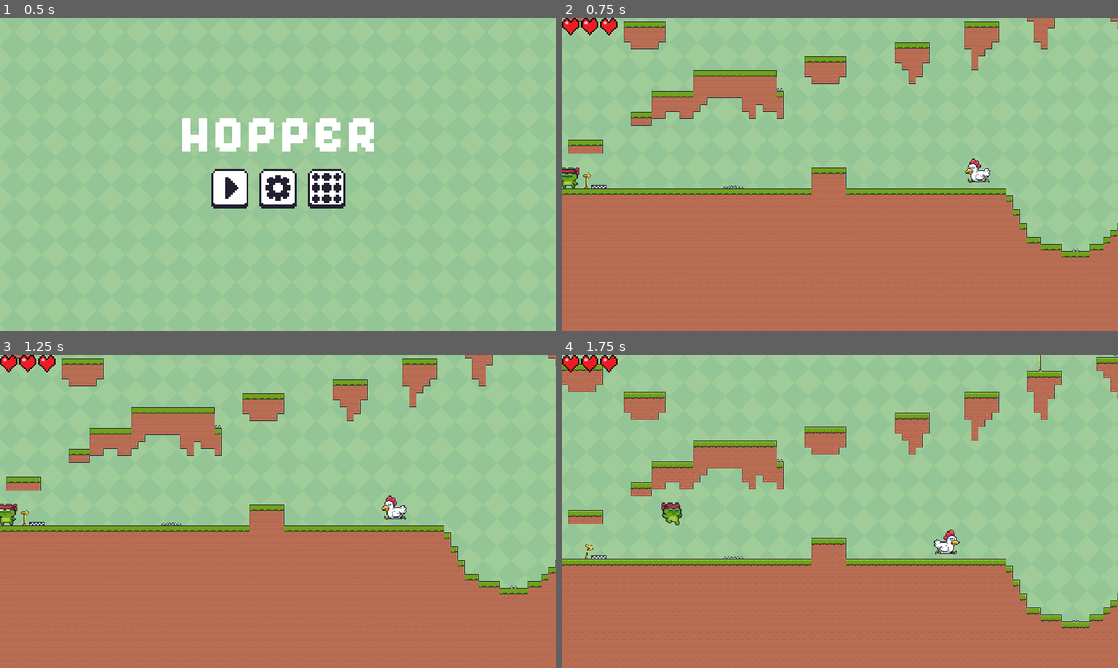
Above: before the commit, frames 1-4 (two rows, left to right).
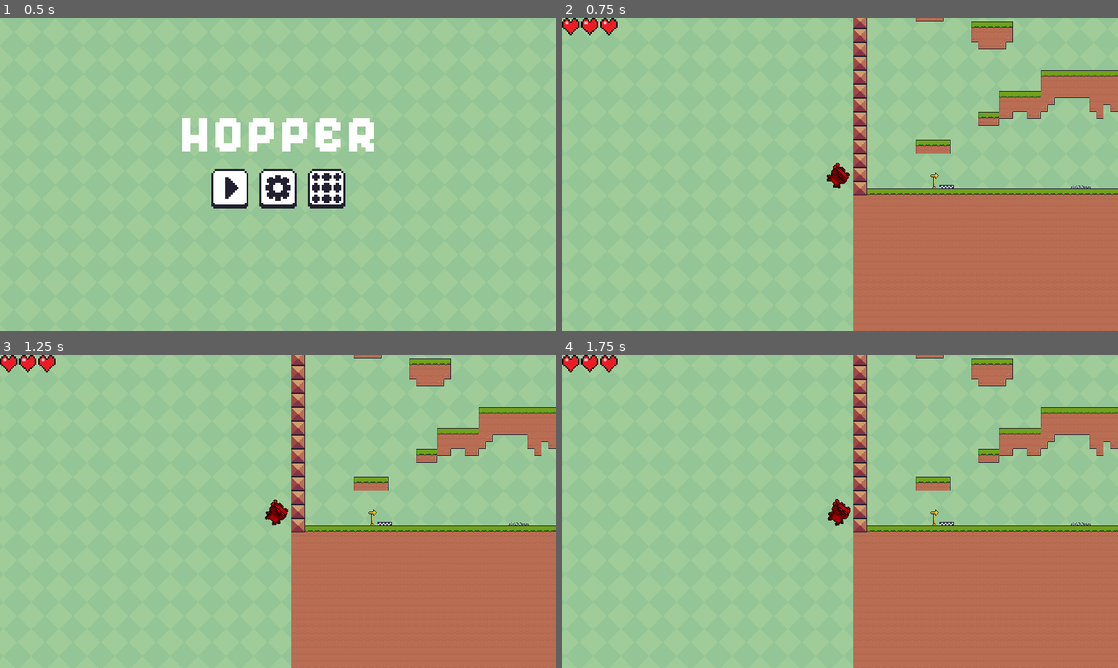
Above: after the commit, the same moments.

Repository: Jleehy/2DPlatformGame
Game: Godot game, scene res://menus/main_menu.tscn
Two runs of this game, one before a commit and one after it. Both use one fixed random seed, a clock stepped at 60 frames per second and the inputs below.
Inputs (mouse positions are in pixels of both pictures, inside the frame that each line leads up to):
- Up to frame 1 (0.5 s): no input
- Up to frame 2 (0.75 s): click (789, 187) at 0.5 s
- Up to frame 3 (1.25 s): no input
- Up to frame 4 (1.75 s): hold D (move_right) from 1.28 s (still down); tap Q (grapple) at 1.35 s; tap Space (jump) at 1.52 s; tap J (dev_next_level, bound only after the commit) at 1.55 s

Frame 1 is identical in both runs. In frame 2, 38% of the frame differs, in the area x 0-100%, y 0-100%; in frame 3, 38%; in frame 4, 40%.

Commit message:
Added Enemy Tweaks
Enemies now are more the same across types. They all have HP now.
They all will flash red with a speed correlated to their missing HP.
They will be healed and respawn whenever the player dies.
When the player dies, platforms are reset.
When the player dies, all bullets die.

Diff:
--- a/2d-platformer/entities/enemies/bat/bat.gd
+++ b/2d-platformer/entities/enemies/bat/bat.gd
@@ -2,17 +2,23 @@
 
 @export var speed: int = 100
 @export var patrol: Vector2
+
+@export var max_health: int = 2  # Number of hits required to defeat the enemy
+var current_health: int
+var redval: float
 
 @onready var animated_sprite: AnimatedSprite2D = $AnimatedSprite2D
 @onready var collision_shape: CollisionShape2D = $CollisionShape2D
 @onready var hit_area: Area2D = $HitArea
 
 var is_dead: bool = false
-var start_position: Vector2
+var starting_position: Vector2
 
 func _ready() -> void:
-	start_position = position
+	starting_position = position
 	velocity = Vector2(-speed, 0)
+	current_health = max_health
+	redval = 0
 	animated_sprite.play("flying")
 	hit_area.body_entered.connect(_on_hit_area_body_entered)
 
@@ -25,23 +31,23 @@
 	# vertically set the y or x patrol value to 0,
 	# respectively.
 	if velocity.x != 0:
-		if position.x > start_position.x:
-			position.x = start_position.x
+		if position.x > starting_position.x:
+			position.x = starting_position.x
 			velocity.x = 0
 			velocity.y = -speed
 			animated_sprite.flip_h = false
-		elif position.x <= start_position.x - patrol.x:
-			position.x = start_position.x - patrol.x
+		elif position.x <= starting_position.x - patrol.x:
+			position.x = starting_position.x - patrol.x
 			velocity.x = 0
 			velocity.y = speed
 	elif velocity.y != 0:
-		if position.y > start_position.y + patrol.y:
-			position.y = start_position.y + patrol.y
+		if position.y > starting_position.y + patrol.y:
+			position.y = starting_position.y + patrol.y
 			velocity.x = speed
 			velocity.y = 0
 			animated_sprite.flip_h = true
-		elif position.y <= start_position.y:
-			position.y = start_position.y
+		elif position.y <= starting_position.y:
+			position.y = starting_position.y
 			velocity.x = -speed
 			velocity.y = 0
 
@@ -52,10 +58,58 @@
 		if collider.get_collider().is_in_group("player"):
 			collider.get_collider().take_damage()
 
+	flash_red_show_hp()
+
+func flash_red_show_hp() -> void:
+	#this is a function to make the enemy flash with a frequency
+	#proportional to their ratio of max HP to their missing HP
+	#if they are missing any HP. This is to make enemies communicvate this information
+	#to the player.
+	var missing_hp = max_health - current_health
+	var missable_hp = max_health - 1
+
+	var cur_timer = GameManager.enemy_timer_current
+
+	if missing_hp == 0 or current_health == 0:
+		redval = 0.0
+
+	elif (cur_timer % int((100 * ((1.0 * current_health) / (1.0 * max_health)))) <= 15) and (redval <= 0.001):
+		#see if the enemy should be currently flashing
+		redval = 0.1
+
+	elif (cur_timer % int((100 * ((1.0 * current_health) / (1.0 * max_health)))) <= 15):
+		redval *= 1.5
+
+	else:
+		redval = 0.0
+
+	var temp_num = 1 - redval
+
+	if temp_num >= 1:
+		temp_num = 1
+	elif temp_num <= 0:
+		temp_num = 0
+
+	modulate = Color(1, temp_num, temp_num, 1)
+
 func _on_hit_area_body_entered(body: Node):
 	if body.is_in_group("player") and not is_dead:
+		take_damage(body)
+		body.bounce()
+
+func take_damage(player: Node) -> void:
+	# If the player has double_damage enabled, the enemy will take instant damage
+	if player.double_damage:
+		current_health = 0  # Set health to 0 to kill the enemy instantly
+		print("Double damage! Enemy defeated instantly!")
+	else:
+		current_health -= 1  # Normal damage
+		print("Enemy hit! Health left:", current_health)
+
+	if current_health <= 0:
 		kill_bat()
-		body.bounce()
+	else:
+		animated_sprite.play("hurt")  # Play hurt animation if available
 
 func kill_bat() -> void:
 	print("Bat killed!")
@@ -63,4 +117,15 @@
 	collision_shape.set_deferred("disabled", true)
 	animated_sprite.play("hit")
 	await get_tree().create_timer(0.5).timeout
-	queue_free()
+	#OK!
+	#We cannot have the bat be removed, as it must be able to be resummoned later
+	#so teleport it to the dead realm, far away
+	#it will come back if revived.
+	position = GameManager.dead_position
+
+func heal_and_respawn() -> void:
+	#does what it says. caLLed by gamemanager on player death.
+	current_health = max_health
+	position = starting_position
+	is_dead = false
+	collision_shape.set_deferred("disabled", false)
--- a/2d-platformer/entities/enemies/chicken/chicken.gd
+++ b/2d-platformer/entities/enemies/chicken/chicken.gd
@@ -6,8 +6,9 @@
 @export var patrol_distance: int = 100  # How far the enemy patrols before turning around
 
 # Health variables
-@export var max_health: int = 2  # Number of hits required to defeat the enemy
+@export var max_health: int = 3  # Number of hits required to defeat the enemy
 var current_health: int
+var redval: float
 
 # Animation variables
 @onready var animated_sprite: AnimatedSprite2D = $AnimatedSprite2D
@@ -17,12 +18,13 @@
 # State variables
 var is_dead: bool = false
 var direction: int = -1  # -1 for left, 1 for right
-var start_position: Vector2
+var starting_position: Vector2
 var can_hurt_player: bool = true  # Cooldown to prevent rapid damage to the player
 
 func _ready() -> void:
-	start_position = position
+	starting_position = position
 	current_health = max_health  # Set health to max
+	redval = 0
 	animated_sprite.play("idle")
 	kill_zone.body_entered.connect(_on_kill_zone_body_entered)
 
@@ -38,6 +40,40 @@
 	# Check if the player is colliding with the enemy (for hurting the player)
 	check_player_collision()
 
+	flash_red_show_hp()
+
+func flash_red_show_hp() -> void:
+	#this is a function to make the enemy flash with a frequency
+	#proportional to their ratio of max HP to their missing HP
+	#if they are missing any HP. This is to make enemies communicvate this information
+	#to the player.
+	var missing_hp = max_health - current_health
+	var missable_hp = max_health - 1
+
+	var cur_timer = GameManager.enemy_timer_current
+
+	if missing_hp == 0 or current_health == 0:
+		redval = 0.0
+
+	elif (cur_timer % int((100 * ((1.0 * current_health) / (1.0 * max_health)))) <= 15) and (redval <= 0.001):
+		#see if the enemy should be currently flashing
+		redval = 0.1
+
+	elif (cur_timer % int((100 * ((1.0 * current_health) / (1.0 * max_health)))) <= 15):
+		redval *= 1.5
+
+	else:
+		redval = 0.0
+
+	var temp_num = 1 - redval
+
+	if temp_num >= 1:
+		temp_num = 1
+	elif temp_num <= 0:
+		temp_num = 0
+
+	modulate = Color(1, temp_num, temp_num, 1)
+
 func apply_gravity(delta: float) -> void:
 	if not is_on_floor():
 		velocity.y += gravity * delta
@@ -48,9 +84,9 @@
 	if is_on_floor() and not is_dead:
 		# Simple patrol logic
 		if patrol_distance > 0:
-			if abs(position.x - start_position.x) >= patrol_distance:
+			if abs(position.x - starting_position.x) >= patrol_distance:
 				direction *= -1  # Reverse direction
-				start_position = position  # Reset start position
+				starting_position = position  # Reset start position
 
 			velocity.x = direction * speed
 	else:
@@ -87,18 +123,22 @@
 		print("Enemy hit! Health left:", current_health)
 
 	if current_health <= 0:
-		kill_enemy()
+		kill_chicken()
 	else:
 		animated_sprite.play("hurt")  # Play hurt animation if available
 
-func kill_enemy() -> void:
+func kill_chicken() -> void:
 	print("Enemy defeated!")
 	is_dead = true
 	velocity = Vector2.ZERO  # Stop movement
 	collision_shape.set_deferred("disabled", true)  # Disable collision
 	animated_sprite.play("hit")
 	await get_tree().create_timer(0.5).timeout  # Wait for animation to finish
-	queue_free()  # Remove the enemy from the scene
+	#OK!
+	#We cannot have the thing be removed, as it must be able to be resummoned later
+	#so teleport it to the dead realm, far away
+	#it will come back if revived.
+	position = GameManager.dead_position
 
 func hurt_player(player: Node) -> void:
 	if not is_dead:
@@ -108,3 +148,10 @@
 		can_hurt_player = false
 		await get_tree().create_timer(0.5).timeout  # Cooldown before hurting again
 		can_hurt_player = true
+
+func heal_and_respawn() -> void:
+	#does what it says. caLLed by gamemanager on player death.
+	current_health = max_health
+	position = starting_position
+	is_dead = false
+	collision_shape.set_deferred("disabled", false)
--- a/2d-platformer/entities/enemies/plant/plant.gd
+++ b/2d-platformer/entities/enemies/plant/plant.gd
@@ -8,18 +8,77 @@
 @onready var collision_shape: CollisionShape2D = $CollisionShape2D
 @onready var hit_area: Area2D = $HitArea
 
+@export var max_health: int = 2  # Number of hits required to defeat the enemy
+var current_health: int
+var redval: float
+
 var is_dead: bool = false
 var direction: int = -1
 var should_shoot: bool = false
 
+@export var starting_position: Vector2
+
 func _ready() -> void:
 	animated_sprite.play("idle")
+	current_health = max_health
+	starting_position = position
+	redval = 0
 	hit_area.body_entered.connect(_on_hit_area_body_entered)
+
+func _physics_process(delta: float) -> void:
+	flash_red_show_hp()
+
+func flash_red_show_hp() -> void:
+	#this is a function to make the enemy flash with a frequency
+	#proportional to their ratio of max HP to their missing HP
+	#if they are missing any HP. This is to make enemies communicvate this information
+	#to the player.
+	var missing_hp = max_health - current_health
+	var missable_hp = max_health - 1
+
+	var cur_timer = GameManager.enemy_timer_current
+
+	if missing_hp == 0 or current_health == 0:
+		redval = 0.0
+
+	elif (cur_timer % int((100 * ((1.0 * current_health) / (1.0 * max_health)))) <= 15) and (redval <= 0.001):
+		#see if the enemy should be currently flashing
+		redval = 0.1
+
+	elif (cur_timer % int((100 * ((1.0 * current_health) / (1.0 * max_health)))) <= 15):
+		redval *= 1.5
+
+	else:
+		redval = 0.0
+
+	var temp_num = 1 - redval
+
+	if temp_num >= 1:
+		temp_num = 1
+	elif temp_num <= 0:
+		temp_num = 0
+
+	modulate = Color(1, temp_num, temp_num, 1)
 
 func _on_hit_area_body_entered(body: Node) -> void:
 	if body.is_in_group("player") and not is_dead:
+		take_damage(body)
+		body.bounce()
+
+func take_damage(player: Node) -> void:
+	# If the player has double_damage enabled, the enemy will take instant damage
+	if player.double_damage:
+		current_health = 0  # Set health to 0 to kill the enemy instantly
+		print("Double damage! Enemy defeated instantly!")
+	else:
+		current_health -= 1  # Normal damage
+		print("Enemy hit! Health left:", current_health)
+
+	if current_health <= 0:
 		kill_plant()
-		body.bounce()
+	else:
+		animated_sprite.play("hurt")  # Play hurt animation if available
+
 
 func _on_animated_sprite_2d_animation_looped() -> void:
 	# Fire on animation loops to keep the plants and
@@ -38,7 +97,7 @@
 func set_shoot(shoot: bool) -> void:
 	if should_shoot != shoot:
 		should_shoot = shoot
-		if should_shoot:
+		if should_shoot and not is_dead:
 			animated_sprite.play("attack")
 		else:
 			animated_sprite.play("idle")
@@ -54,4 +113,15 @@
 	collision_shape.set_deferred("disabled", true)
 	animated_sprite.play("hit")
 	await get_tree().create_timer(0.5).timeout
-	queue_free()
+	#OK!
+	#We cannot have the thing be removed, as it must be able to be resummoned later
+	#so teleport it to the dead realm, far away
+	#it will come back if revived.
+	position = GameManager.dead_position
+
+func heal_and_respawn() -> void:
+	#does what it says. caLLed by gamemanager on player death.
+	current_health = max_health
+	position = starting_position
+	is_dead = false
+	collision_shape.set_deferred("disabled", false)
--- a/2d-platformer/entities/enemies/plant/plant_bullet.gd
+++ b/2d-platformer/entities/enemies/plant/plant_bullet.gd
@@ -17,3 +17,8 @@
 	if is_instance_of(body, Player):
 		body.take_damage()
 		queue_free()
+
+func despawn() -> void:
+	#the function called when the player dies, to despawn all things
+	#like the bullets
+	queue_free()
--- a/2d-platformer/entities/level_ending/level_ending.gd
+++ b/2d-platformer/entities/level_ending/level_ending.gd
@@ -9,7 +9,6 @@
 		GameManager.initialize_level("level_" + str(GameManager.current_level_number + 1))
 		GameManager.current_checkpoint_number = 0
 		GameManager.checkpoints_list = []
-		body.can_grapple
 
 func _ready() -> void:
 	connect("body_entered", Callable(self, "_on_Area2D_body_entered"))
--- a/2d-platformer/entities/moving_platform/moving_platform.gd
+++ b/2d-platformer/entities/moving_platform/moving_platform.gd
@@ -19,3 +19,7 @@
 	cycle_progress += 1
 	if cycle_progress == cycle_full_time:
 		cycle_progress = 0
+
+func reset_position() -> void:
+	#resets the player's position upon the player's death.
+	position = start_position
--- a/2d-platformer/entities/moving_platforms/moving_platform.gd
+++ b/2d-platformer/entities/moving_platforms/moving_platform.gd
@@ -19,3 +19,7 @@
 	cycle_progress += 1
 	if cycle_progress == cycle_full_time:
 		cycle_progress = 0
+
+func reset_position() -> void:
+	#resets the player's position upon the player's death.
+	position = start_position
--- a/2d-platformer/entities/player/player.gd
+++ b/2d-platformer/entities/player/player.gd
@@ -360,6 +360,22 @@
 	if InputManager.is_dev_teleport_forwards_pressed():
 		GameManager.next_checkpoint_teleport(self)
 
+	if InputManager.is_dev_next_level_pressed():
+		GameManager.player_progress = Vector2.ZERO
+		GameManager.current_level_number += 1
+		GameManager.respawn_player(self)
+		GameManager.initialize_level("level_" + str(GameManager.current_level_number + 1))
+		GameManager.current_checkpoint_number = 0
+		GameManager.checkpoints_list = []
+
+	if InputManager.is_dev_prev_level_pressed():
+		GameManager.player_progress = Vector2.ZERO
+		GameManager.current_level_number += 1
+		GameManager.respawn_player(self)
+		GameManager.initialize_level("level_" + str(GameManager.current_level_number - 1))
+		GameManager.current_checkpoint_number = 0
+		GameManager.checkpoints_list = []
+
 func apply_speed_boost(amount: int, duration: float) -> void:
 	speed += amount
 	await get_tree().create_timer(duration).timeout
--- a/2d-platformer/globals/GameManager.gd
+++ b/2d-platformer/globals/GameManager.gd
@@ -22,8 +22,22 @@
 #some "cutscene" (very minor ones) and dialogue box related stuff
 @export var enabled_deaths: bool = true
 
+#some variables used by enemies. They access this to have a
+#central counter for some stuffs.
+@export var enemy_timer_max: int = 1000
+@export var enemy_timer_current: int = 0
+
+@export var dead_position: Vector2 = Vector2(-1000, -1000)
+
 func _ready() -> void:
 	instance = self  # Set the singleton instance
+	enemy_timer_current = 0
+
+func _physics_process(delta: float) -> void:
+	#just a loop to handle the counter
+	enemy_timer_current += 1
+	if enemy_timer_current > enemy_timer_max:
+		enemy_timer_current = 0
 
 # Initialize level bounds and other gameplay-specific data
 func initialize_level(level_id: String) -> void:
@@ -31,7 +45,7 @@
 
 	# Calculate level bounds
 	current_level = get_node("/root/" + level_id)
-	var tilemap_layer = current_level.get_node("TileMapLayer")
+	var tilemap_layer = current_level.get_node("TileMapLayjer")
 
 	if tilemap_layer:
 		level_bounds = tilemap_layer.get_used_rect()
@@ -94,6 +108,17 @@
 		player.death_timer = 30
 		player.velocity = Vector2.ZERO
 
+	#go through all bodies and call a reset on them if applicable.
+	for node in get_tree().current_scene.get_children():
+		if node.has_method("heal_and_respawn"):
+			node.heal_and_respawn()
+
+		if node.has_method("reset_position"):
+			node.reset_position()
+
+		if node.has_method("despawn"):
+			node.despawn()
+
 # Respawn the player
 func respawn_player(player) -> void:
 	print("Respawning player at last checkpoint:", player_progress)
--- a/2d-platformer/globals/InputManager.gd
+++ b/2d-platformer/globals/InputManager.gd
@@ -3,6 +3,7 @@
 #Some variables that are used to configure optional controls.
 @export var self_death_enabled: bool = true
 @export var dev_teleport_enabled: bool = true #use y and u to go back and forward
+@export var dev_level_skip_enabled: bool = false #WIP DO NOT USE!! #use h and j to use
 
 func is_jump_pressed() -> bool:
 	return Input.is_action_just_pressed("jump")
@@ -42,3 +43,15 @@
 
 func is_grapple_pressed() -> bool:
 	return Input.is_action_just_pressed("grapple")
+
+func is_dev_next_level_pressed() -> bool:
+	if dev_level_skip_enabled:
+		return Input.is_action_just_pressed("dev_next_level")
+
+	return false
+
+func is_dev_prev_level_pressed() -> bool:
+	if dev_level_skip_enabled:
+		return Input.is_action_just_pressed("dev_previous_level")
+
+	return false
--- a/2d-platformer/project.godot
+++ b/2d-platformer/project.godot
@@ -78,6 +78,16 @@
 "events": [Object(InputEventKey,"resource_local_to_scene":false,"resource_name":"","device":0,"window_id":0,"alt_presse …(189 unchanged characters)…
 ]
 }
+dev_next_level={
+"deadzone": 0.5,
+"events": [Object(InputEventKey,"resource_local_to_scene":false,"resource_name":"","device":-1,"window_id":0,"alt_pressed":false,"shift_pressed":false,"ctrl_pressed":false,"meta_pressed":false,"pressed":false,"keycode":0,"physical_keycode":74,"key_label":0,"unicode":106,"location":0,"echo":false,"script":null)
+]
+}
+dev_previous_level={
+"deadzone": 0.5,
+"events": [Object(InputEventKey,"resource_local_to_scene":false,"resource_name":"","device":-1,"window_id":0,"alt_pressed":false,"shift_pressed":false,"ctrl_pressed":false,"meta_pressed":false,"pressed":false,"keycode":0,"physical_keycode":72,"key_label":0,"unicode":104,"location":0,"echo":false,"script":null)
+]
+}
 
 [rendering]
 
